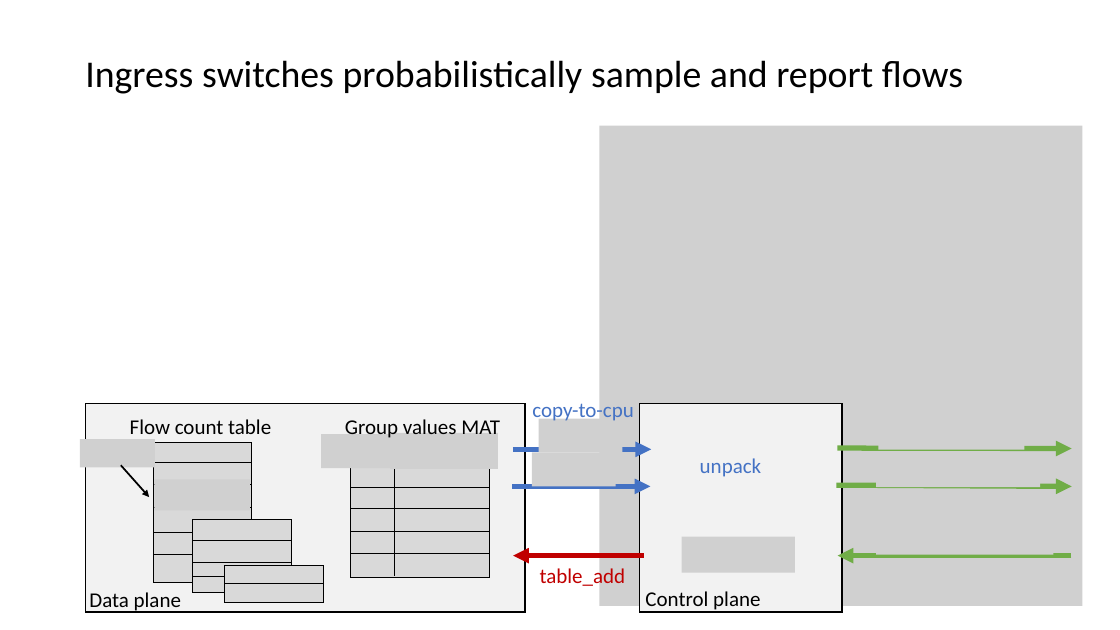
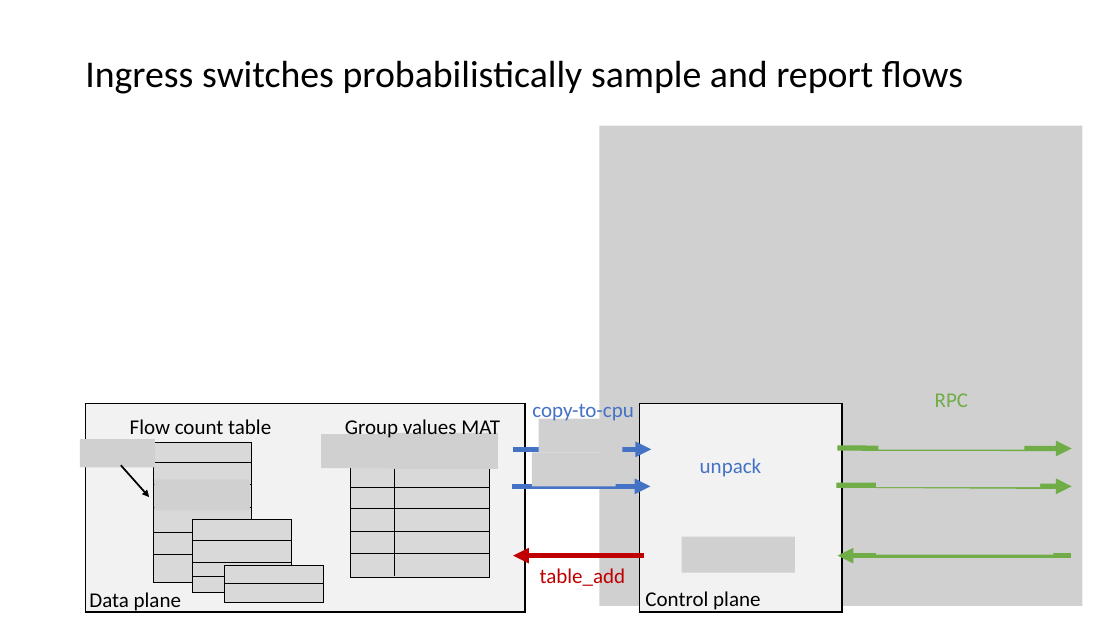
Before and after one commit to ymerkli/herding-elephants, a slide deck: slide 8 of presentation/herding_the_elephants_advnet.pptx. Drawn at 1120x630 pixels with LibreOffice and Linux fonts; fonts in the diff are those of the drawing; grey boxes stand for pictures. Boxes give left, top, right and bottom in pixels: in the first picture for what was removed or moved away, otherwise in the second. Text is boxed around its words. In the diff, an @@ line names an element or a change of style, - is before the commit and + after.

```diff
--- a/presentation/herding_the_elephants_advnet.pptx
+++ b/presentation/herding_the_elephants_advnet.pptx
@@ text added at (935,393,968,407), 18 pt, text #70AD47 @@
+RPC
```
Also in this commit, not shown: 5 other slides changed, 1 slide added, 2 slides removed.
